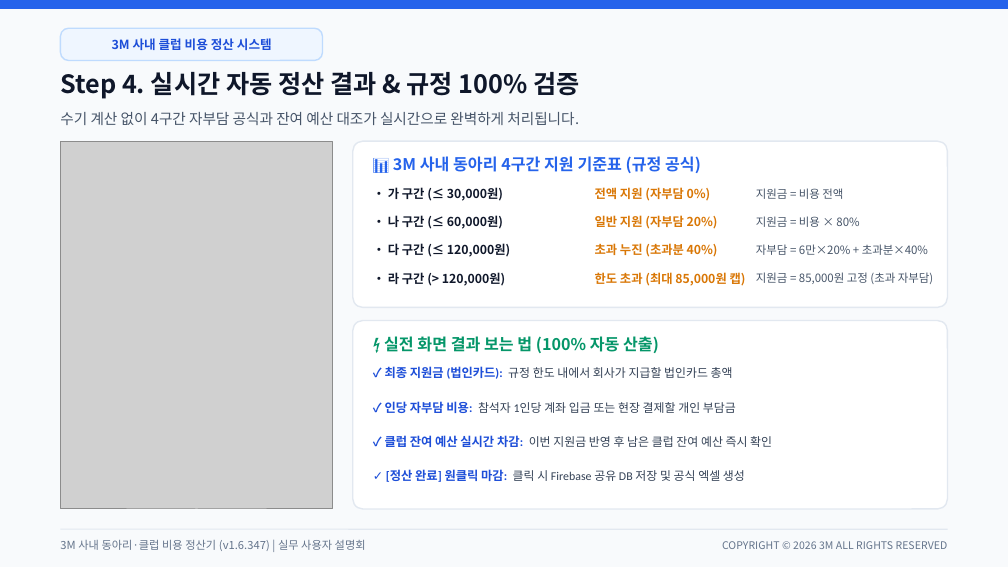
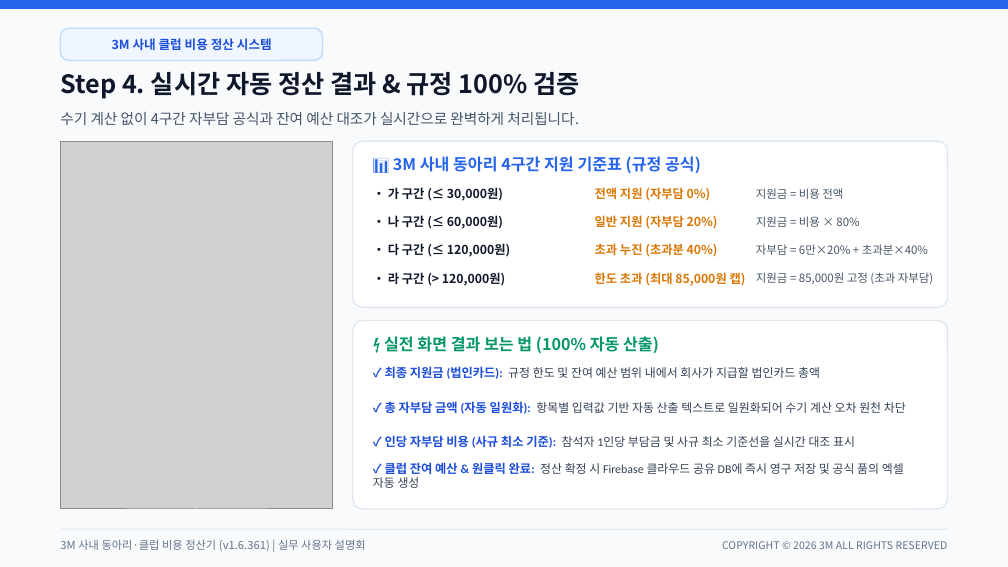
Before and after one commit to gochujangs33-dot/Club-expense, a slide deck: slide 7 of 3M_사내_클럽_비용_정산_시스템_사용_설명회.pptx. Drawn at 1008x567 pixels with LibreOffice and Linux fonts; fonts in the diff are those of the drawing; grey boxes stand for pictures. Boxes give left, top, right and bottom in pixels: in the first picture for what was removed or moved away, otherwise in the second. Text is boxed around its words. In the diff, an @@ line names an element or a change of style, - is before the commit and + after.

Commit message:
v1.6.361: 발표자료(PPTX) 및 인앱 사용법·정산 기준 모달 최신 내용 전면 동기화

```diff
--- a/3M_사내_클럽_비용_정산_시스템_사용_설명회.pptx
+++ b/3M_사내_클럽_비용_정산_시스템_사용_설명회.pptx
@@ text at <box>385,366,820,379</box>: text changed @@
-✓ 최종 지원금 (법인카드): 규정 한도 내에서 회사가 지급할 법인카드 총액
+✓ 최종 지원금 (법인카드): 규정 한도 및 잔여 예산 범위 내에서 회사가 지급할 법인카드 총액
@@ text at <box>385,401,906,414</box>: text changed @@
-✓ 인당 자부담 비용: 참석자 1인당 계좌 입금 또는 현장 결제할 개인 부담금
+✓ 총 자부담 금액 (자동 일원화): 항목별 입력값 기반 자동 산출 텍스트로 일원화되어 수기 계산 오차 원천 차단
@@ text at <box>385,435,855,448</box>: text changed @@
-✓ 클럽 잔여 예산 실시간 차감: 이번 지원금 반영 후 남은 클럽 잔여 예산 즉시 확인
+✓ 인당 자부담 비용 (사규 최소 기준): 참석자 1인당 부담금 및 사규 최소 기준선을 실시간 대조 표시
@@ text at <box>373,462,904,488</box>: text changed @@
-✓ [정산 완료] 원클릭 마감: 클릭 시 Firebase 공유 DB 저장 및 공식 엑셀 생성
+✓ 클럽 잔여 예산 & 원클릭 완료: 정산 확정 시 Firebase 클라우드 공유 DB에 즉시 영구 저장 및 공식 품의 엑셀 자동 생성
@@ text at <box>60,540,366,551</box>: text changed @@
-3M 사내 동아리·클럽 비용 정산기 (v1.6.347) | 실무 사용자 설명회
+3M 사내 동아리·클럽 비용 정산기 (v1.6.361) | 실무 사용자 설명회
```
Also in this commit, not shown: 11 other slides changed, 14 other files.
